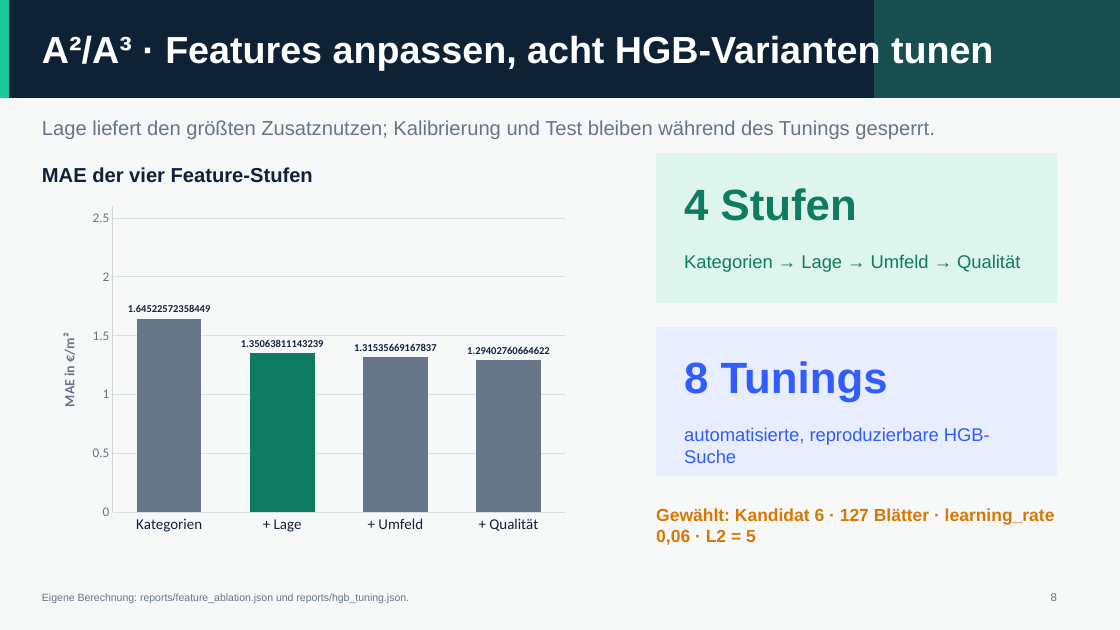
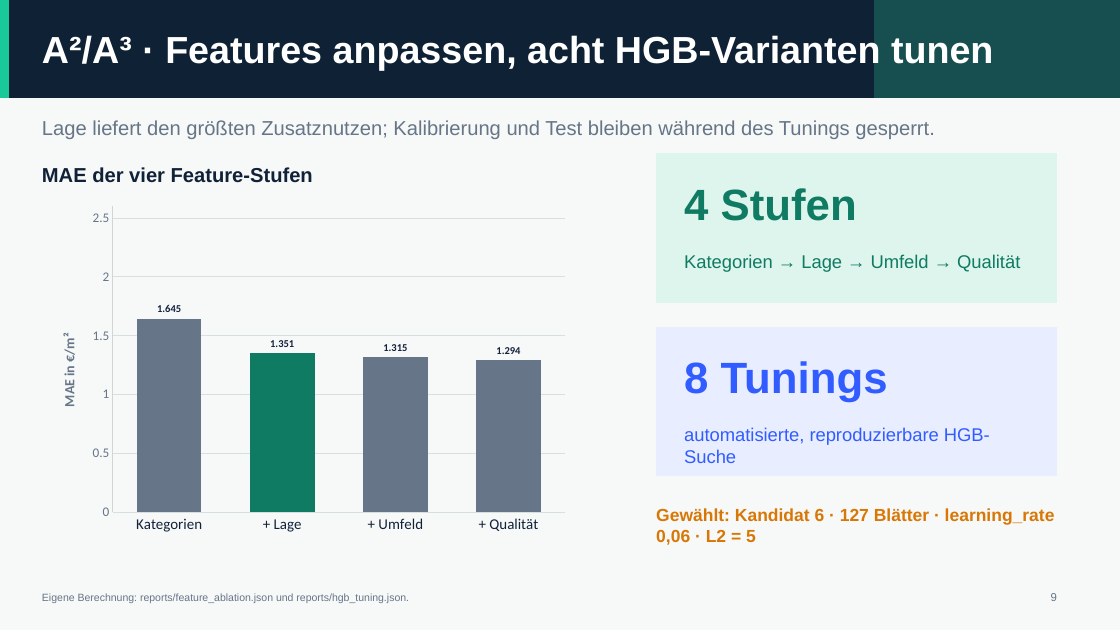
Before and after one commit to neleknaak-31/MietCheck, a slide deck: slide 9 of deliverables/MietCheck_Praesentation.pptx (slide 8 before the commit). Drawn at 1120x630 pixels with LibreOffice and Linux fonts; fonts in the diff are those of the drawing. Boxes give left, top, right and bottom in pixels: in the first picture for what was removed or moved away, otherwise in the second. Text is boxed around its words. In the diff, an @@ line names an element or a change of style, - is before the commit and + after.

```diff
--- a/deliverables/MietCheck_Praesentation.pptx
+++ b/deliverables/MietCheck_Praesentation.pptx
@@ column chart at <box>42,200,576,541</box> @@
-Series 1: 1.645226, 1.350638, 1.315357, 1.294028
+Series 1: 1.645, 1.351, 1.315, 1.294
@@ category axis changed @@
@@ value axis changed @@
```
Also in this commit, not shown: 11 other slides changed, 1 slide added, 3 other files.
